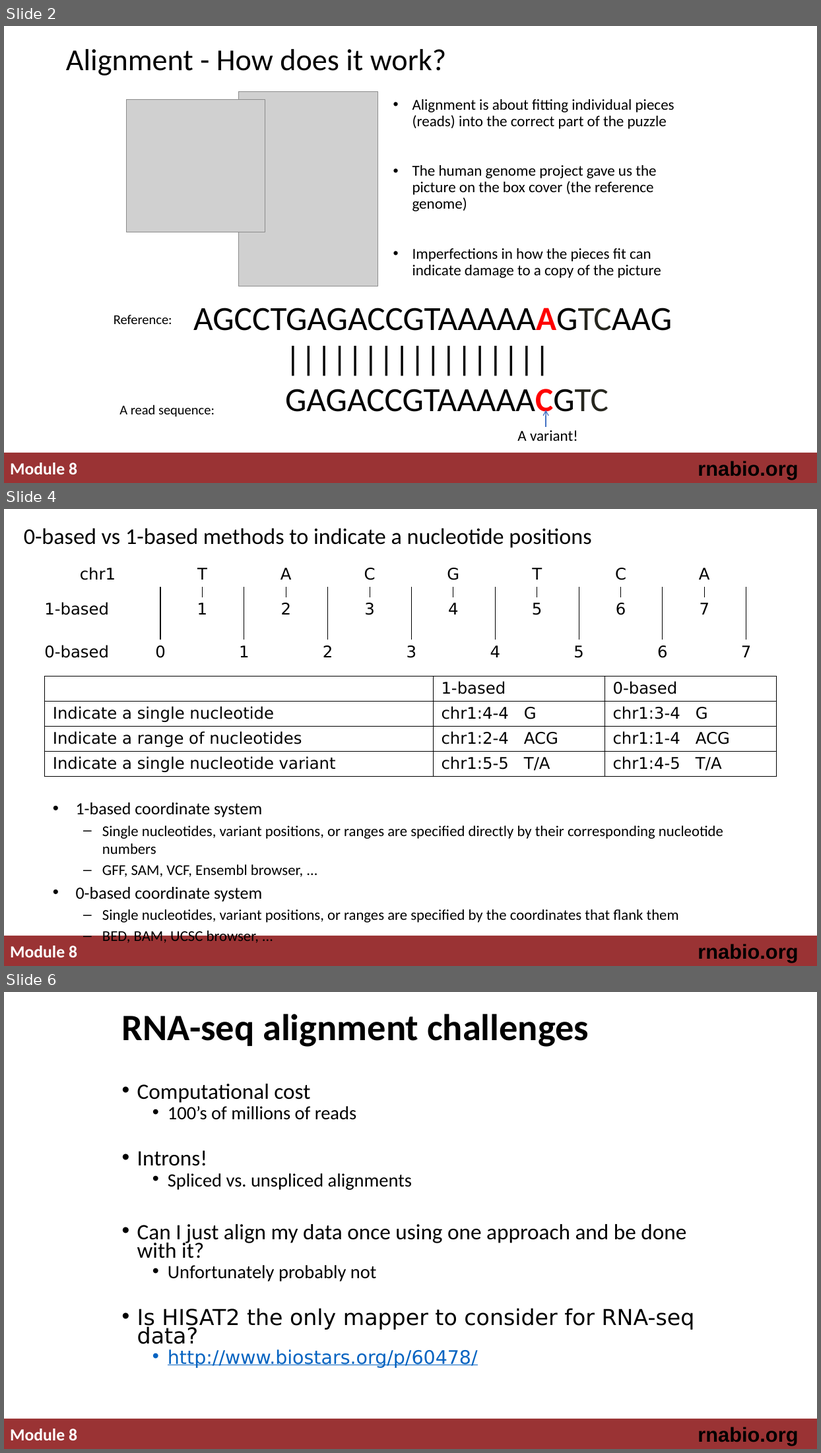
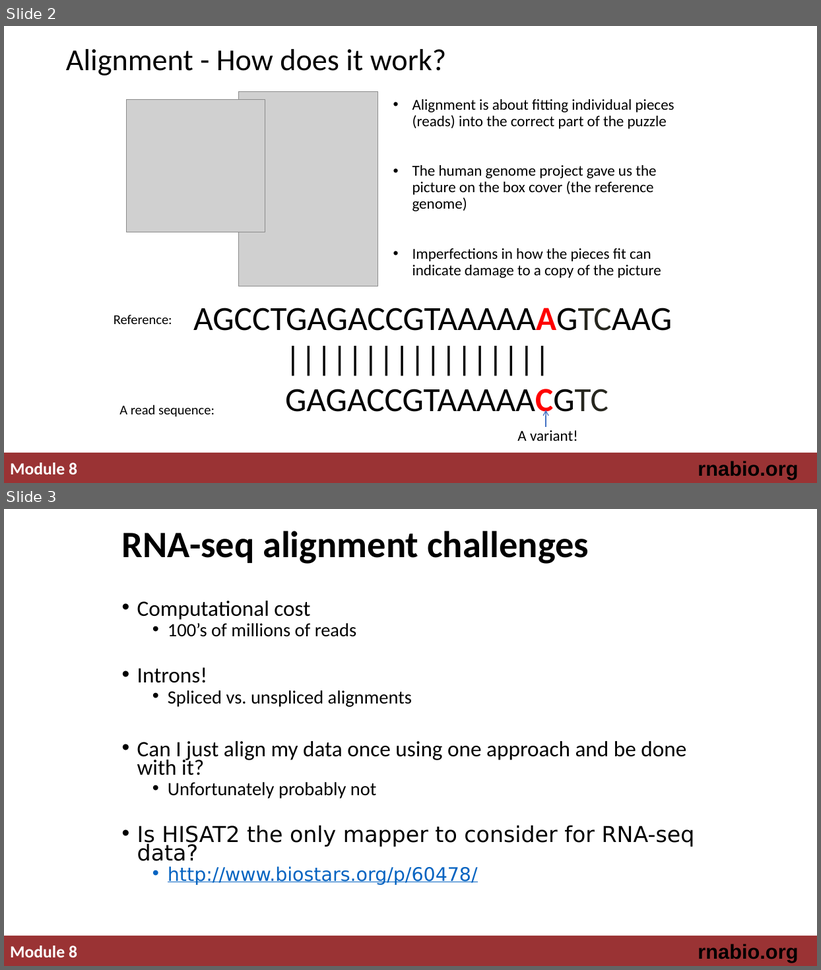
Before and after one commit to griffithlab/rnabio.org, a slide deck: assets/lectures/cbw-cshl/2019/mini/RNASeq_MiniLecture_08_01_Alignment.pptx. Shown one above the other, each under a label of ours: slides 2, 4 and 6 before the commit, slides 2 and 3 after it; the slides between them are not shown. The pictures are 821x1453 and 821x970 pixels, drawn with LibreOffice and Linux fonts; fonts in the diff are those of the drawing; grey boxes stand for pictures. Boxes give left, top, right and bottom in pixels: in the first picture for what was removed or moved away, otherwise in the second. Text is boxed around its words. In the diff, an @@ line names an element or a change of style, - is before the commit and + after.

```diff
--- a/assets/lectures/cbw-cshl/2019/mini/RNASeq_MiniLecture_08_01_Alignment.pptx
+++ b/assets/lectures/cbw-cshl/2019/mini/RNASeq_MiniLecture_08_01_Alignment.pptx
@@ slide 4 removed at box(4, 509, 817, 966), background #FFFFFF; not listed: 3 template elements that a slide beside it also shows @@
@@ title removed at box(24, 528, 591, 548) @@
-0-based vs 1-based methods to indicate a nucleotide positions
@@ table removed at box(35, 562, 792, 683), 4 rows, 17 columns @@
-chr1 |  | T |  | A |  | C |  | G |  | T |  | C |  | A |  | 
- |  |  |  |  |  |  |  |  |  |  |  |  |  |  |  | 
-1-based |  | 1 |  | 2 |  | 3 |  | 4 |  | 5 |  | 6 |  | 7 |  | 
-0-based | 0 |  | 1 |  | 2 |  | 3 |  | 4 |  | 5 |  | 6 |  | 7 | 
@@ table removed at box(45, 676, 776, 778), 4 rows, 3 columns @@
- | 1-based | 0-based
-Indicate a single nucleotide | chr1:4-4 G | chr1:3-4 G
-Indicate a range of nucleotides | chr1:2-4 ACG | chr1:1-4 ACG
-Indicate a single nucleotide variant | chr1:5-5 T/A | chr1:4-5 T/A
@@ text removed at box(76, 803, 723, 943) @@
-• 1-based coordinate system
-  – Single nucleotides, variant positions, or ranges are specified directly by their corresponding nucleotide numbers
-  – GFF, SAM, VCF, Ensembl browser, …
-• 0-based coordinate system
-  – Single nucleotides, variant positions, or ranges are specified by the coordinates that flank them
-  – BED, BAM, UCSC browser, …
@@ what was slide 6 is now slide 3 @@
```
Also in this commit, not shown: 8 slides changed, 1 slide added, 2 other slides removed, 2 other files.
